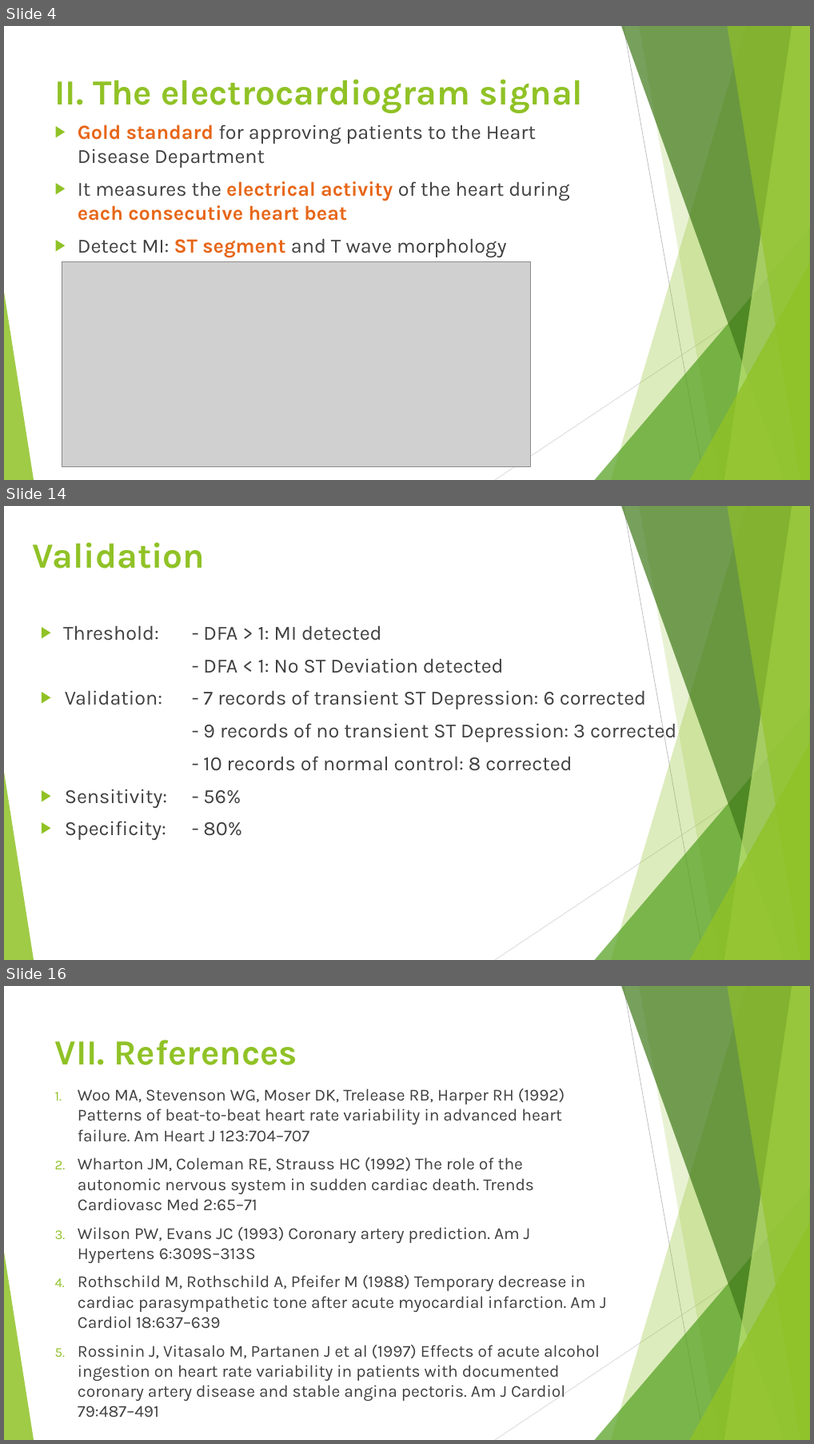
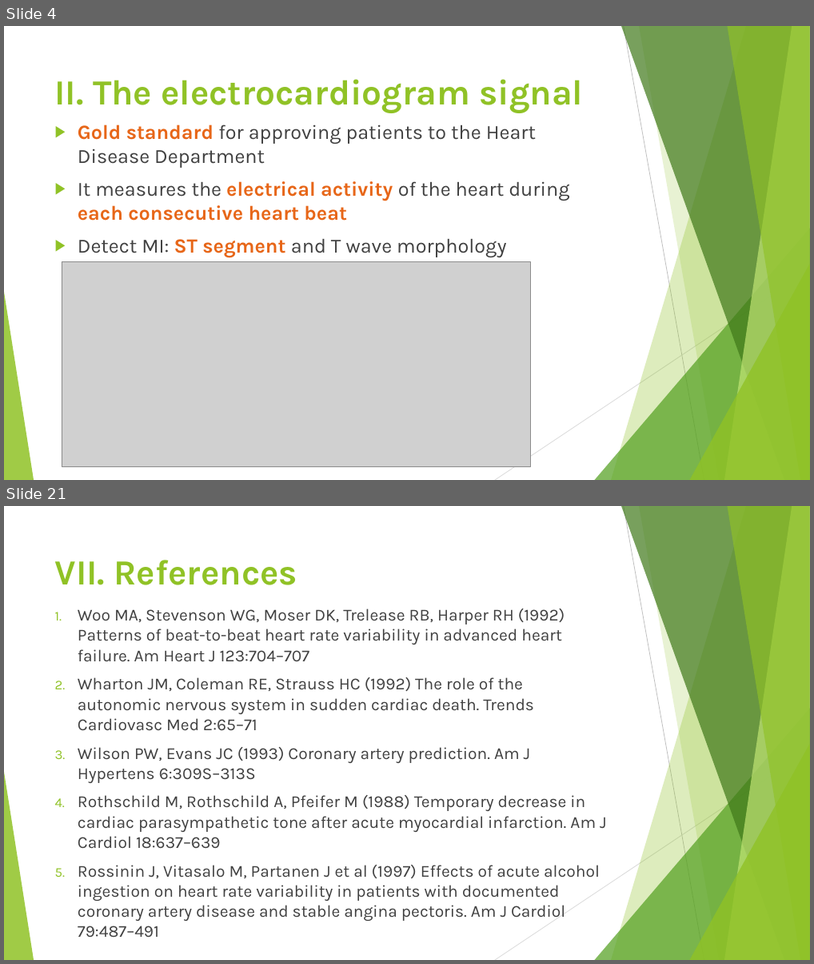
Before and after one commit to nichealpham/MY_THESIS, a slide deck: research/Prethesis/HK2/QUANTIFYING MYOCARDIAL DAMAGE USING ECG SIGNAL.pptx. Shown one above the other, each under a label of ours: slides 4, 14 and 16 before the commit, slides 4 and 21 after it; the slides between them are not shown. The pictures are 814x1444 and 814x964 pixels, drawn with LibreOffice and Linux fonts; fonts in the diff are those of the drawing; grey boxes stand for pictures. Boxes give left, top, right and bottom in pixels: in the first picture for what was removed or moved away, otherwise in the second. Text is boxed around its words. In the diff, an @@ line names an element or a change of style, - is before the commit and + after.

```diff
--- a/research/Prethesis/HK2/QUANTIFYING MYOCARDIAL DAMAGE USING ECG SIGNAL.pptx
+++ b/research/Prethesis/HK2/QUANTIFYING MYOCARDIAL DAMAGE USING ECG SIGNAL.pptx
@@ slide 14 removed at (4, 506, 810, 960), background #FFFFFF; not listed: 10 template elements that a slide beside it also shows @@
@@ title removed at (33, 542, 206, 568) @@
-Validation
@@ text removed at (63, 626, 677, 840) @@
-▶ Threshold: - DFA > 1: MI detected
-        - DFA < 1: No ST Deviation detected
-        ▶ Validation: - 7 records of transient ST Depression: 6 corrected
-                - 9 records of no transient ST Depression: 3 corrected
-                - 10 records of normal control: 8 corrected
-                ▶ Sensitivity: - 56%
-                ▶ Specificity: - 80%
@@ what was slide 16 is now slide 21 @@
```
Also in this commit, not shown: 11 slides changed, 7 slides added, 1 other slide removed, 3 other files.
